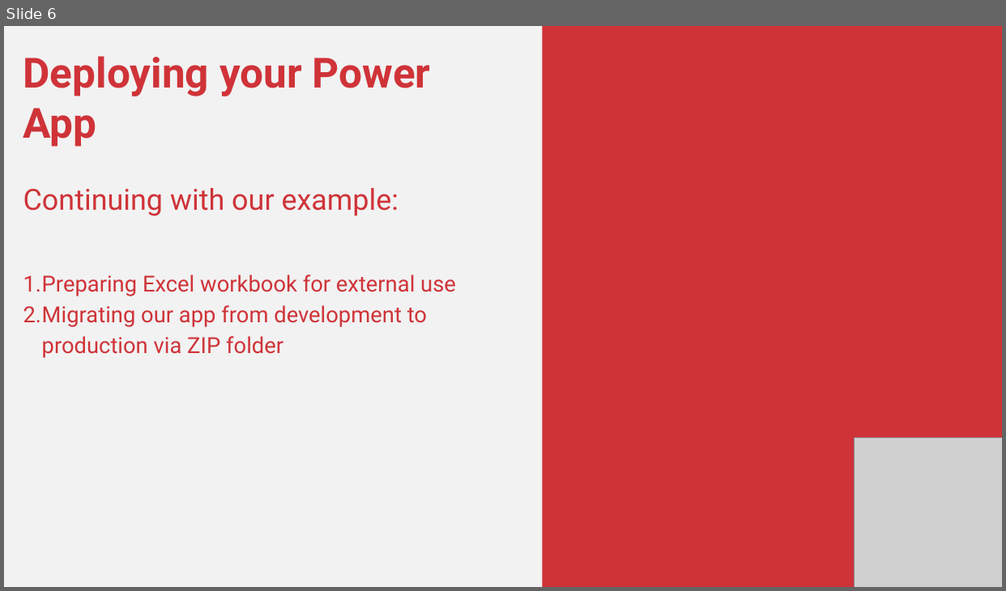
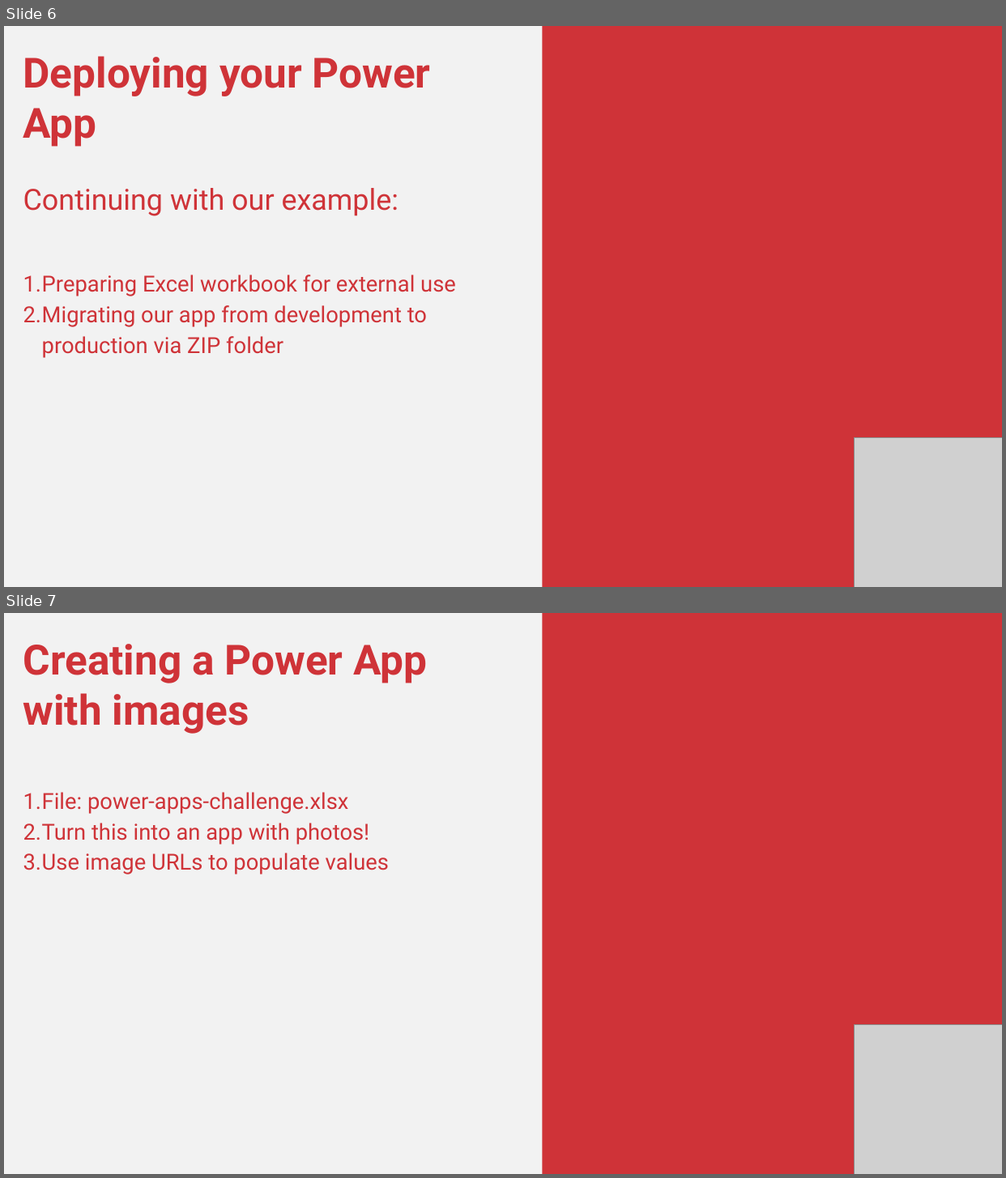
Before and after one commit to stringfestdata/first-steps-with-power-apps-for-excel-users, a slide deck: first-steps-power-apps.pptx. Shown one above the other, each under a label of ours: slide 6 before the commit, slides 6 and 7 after it. The pictures are 1006x591 and 1006x1178 pixels, drawn with LibreOffice and Linux fonts; fonts in the diff are those of the drawing; grey boxes stand for pictures. Boxes give left, top, right and bottom in pixels: in the first picture for what was removed or moved away, otherwise in the second. Text is boxed around its words. In the diff, an @@ line names an element or a change of style, - is before the commit and + after.

```diff
--- a/first-steps-power-apps.pptx
+++ b/first-steps-power-apps.pptx
@@ slide 7 added at box(4, 613, 1002, 1174), background #F2F2F2 @@
@@ rectangle added at box(542, 613, 1002, 1174), fill #CF3338 @@
@@ text added at box(23, 644, 428, 875), 32 pt, text #CF3338 @@
+Creating a Power App with images
+1. File: power-apps-challenge.xlsx
+2. Turn this into an app with photos!
+3. Use image URLs to populate values
@@ picture added at box(854, 1024, 1002, 1174) @@
```
